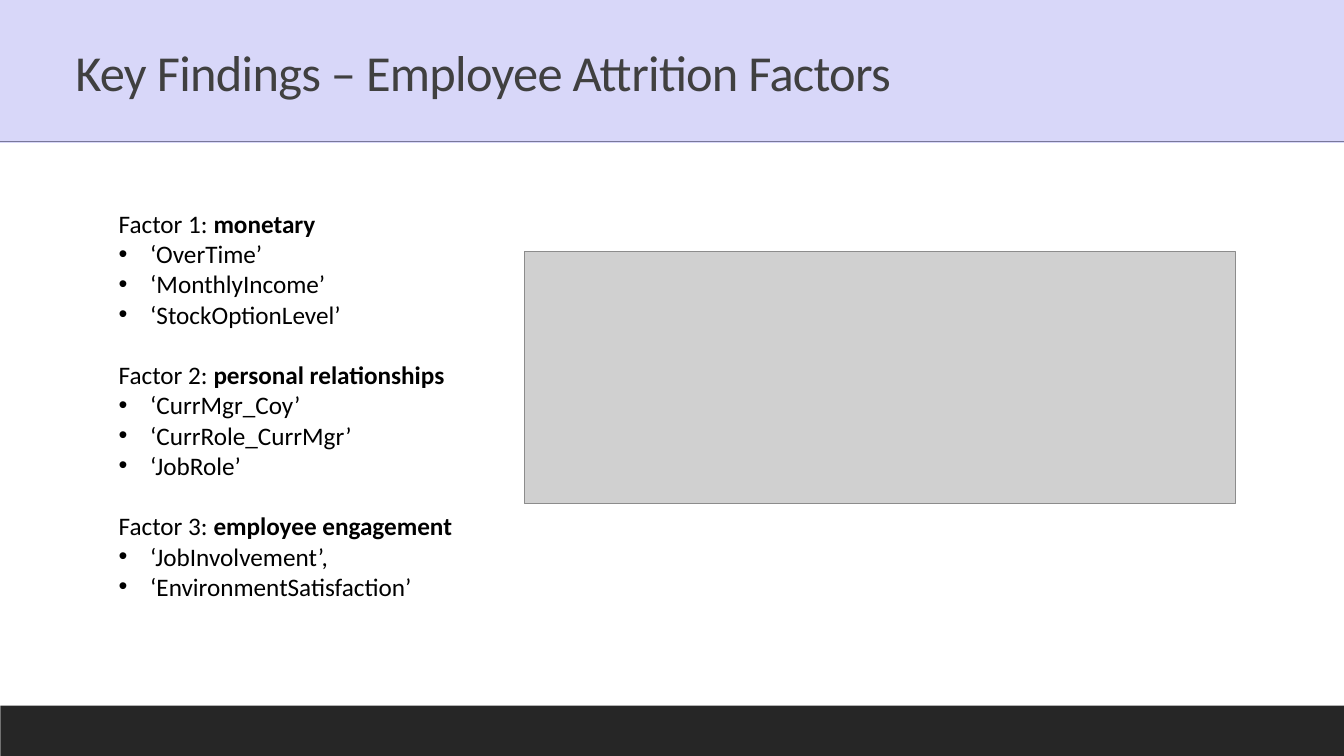
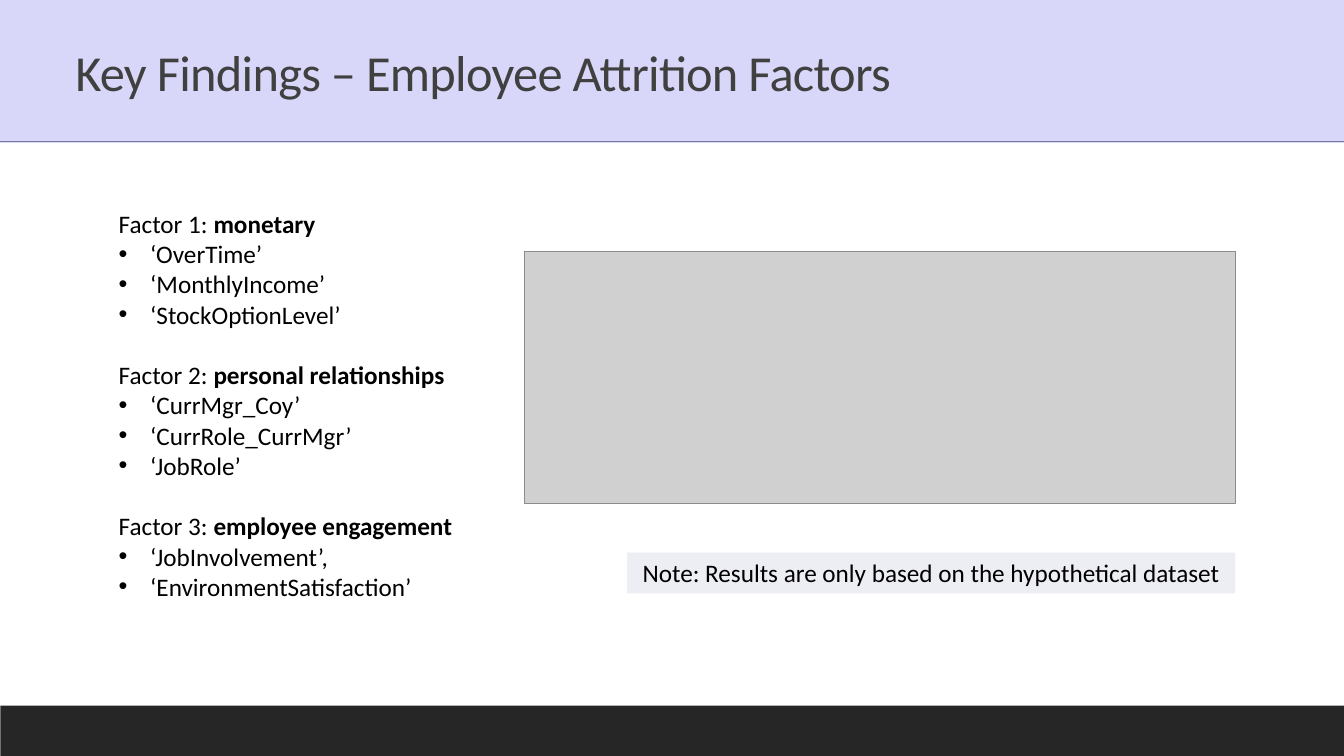
Before and after one commit to JNYH/employee_attrition, a slide deck: slide 10 of employee_attrition.pptx. Drawn at 1344x756 pixels with LibreOffice and Linux fonts; fonts in the diff are those of the drawing; grey boxes stand for pictures. Boxes give left, top, right and bottom in pixels: in the first picture for what was removed or moved away, otherwise in the second. Text is boxed around its words. In the diff, an @@ line names an element or a change of style, - is before the commit and + after.

```diff
--- a/employee_attrition.pptx
+++ b/employee_attrition.pptx
@@ rectangle added at [627,553,1235,593], fill #EDEDF4, 18 pt, text #000000 @@
+Note: Results are only based on the hypothetical dataset
```
Also in this commit, not shown: 4 other slides changed.
